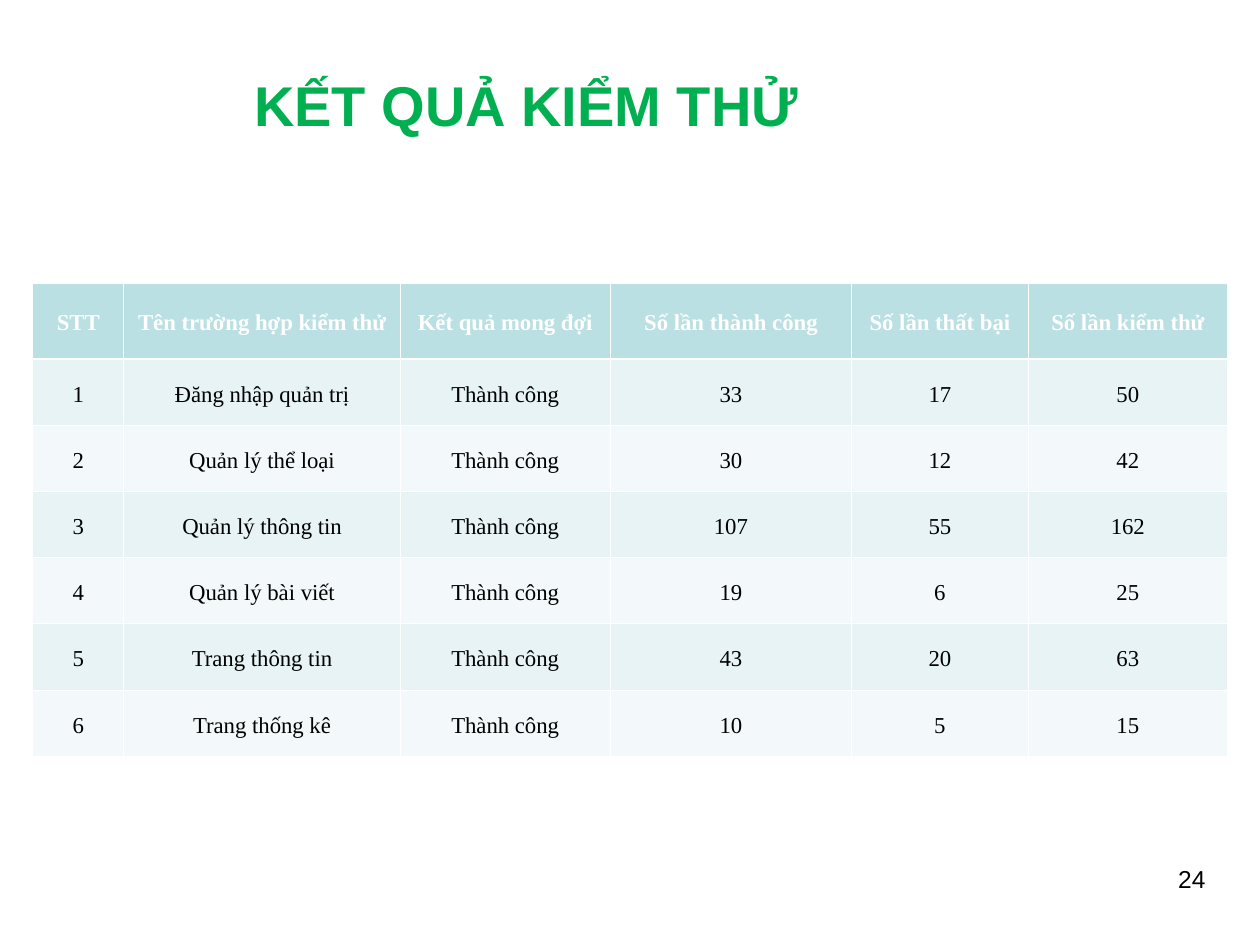
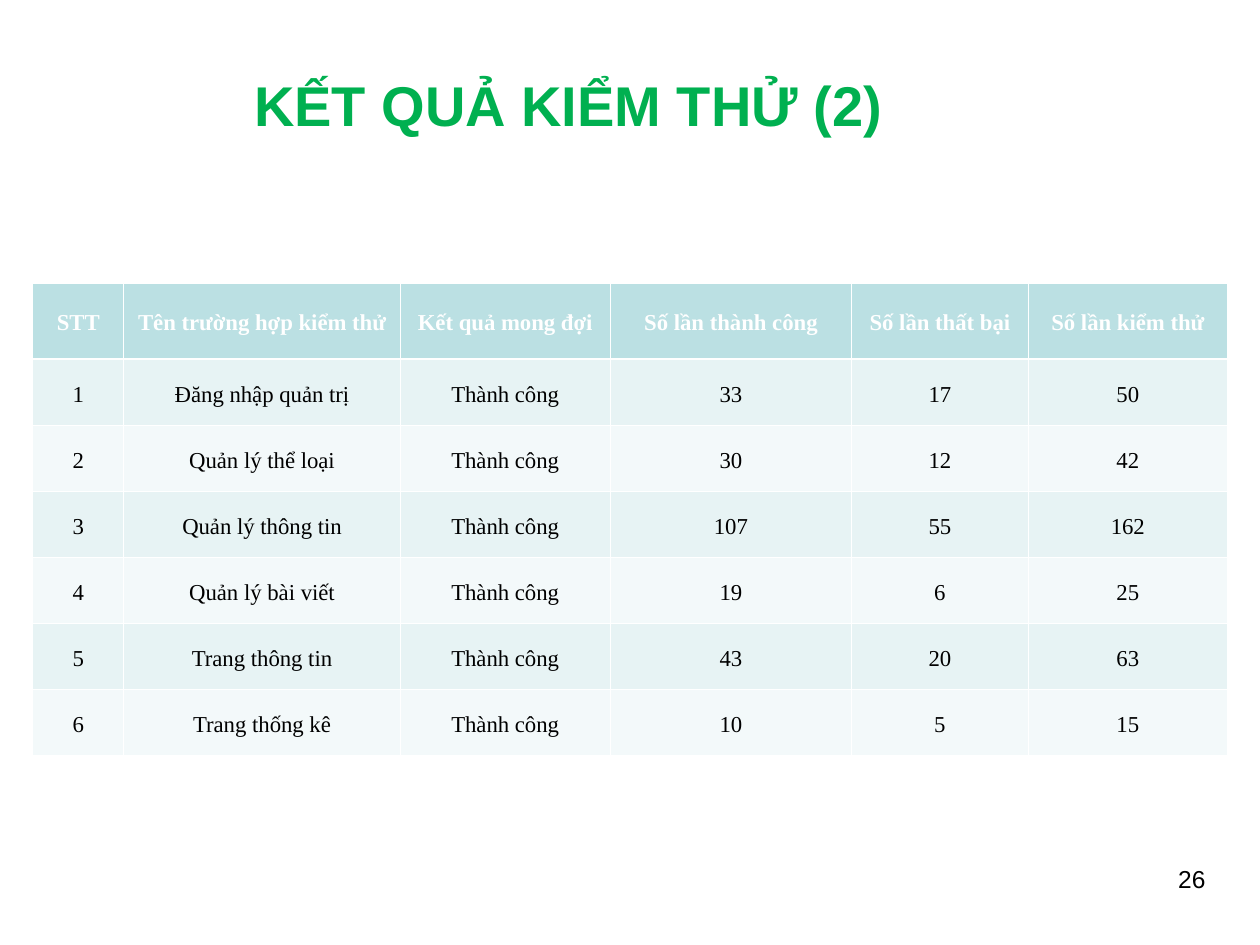
Before and after one commit to ngthuc/graduation-thesis, a slide deck: slide 26 of DOCUMENTS/documentations/Slide_HethongQuanlyProfileVienchucKhoaCNTT-TT_LeNguyenThucB1400731.ppt (slide 24 before the commit). Drawn at 1260x945 pixels with LibreOffice and Linux fonts; fonts in the diff are those of the drawing; background and template pictures are left out. Boxes give left, top, right and bottom in pixels: in the first picture for what was removed or moved away, otherwise in the second. Text is boxed around its words. In the diff, an @@ line names an element or a change of style, - is before the commit and + after.

```diff
--- a/DOCUMENTS/documentations/Slide_HethongQuanlyProfileVienchucKhoaCNTT-TT_LeNguyenThucB1400731.ppt
+++ b/DOCUMENTS/documentations/Slide_HethongQuanlyProfileVienchucKhoaCNTT-TT_LeNguyenThucB1400731.ppt
@@ title at bbox=[254, 82, 882, 137]: text changed @@
-KẾT QUẢ KIỂM THỬ
+KẾT QUẢ KIỂM THỬ (2)
@@ page number at bbox=[1178, 871, 1205, 889]: text changed @@
-24
+26
```
Also in this commit, not shown: 10 other slides changed, 2 slides added.
